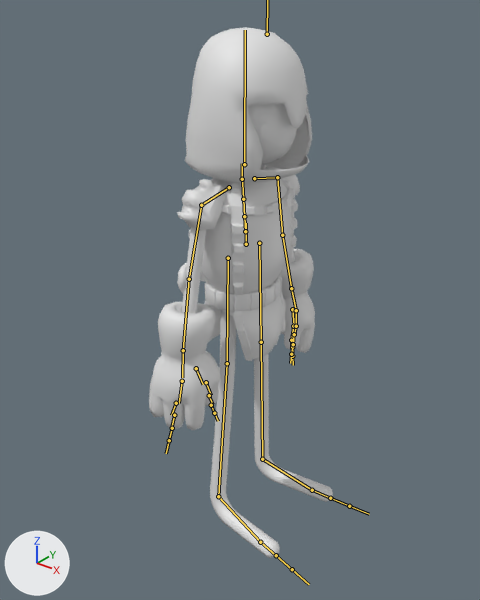
A saved change to the FBX model Assets/CocoDerecho/Animaciones/LaParca Animations/LaParca_Defeat.fbx.
Rendered twice from a 50 mm camera at (3.05, -3.9, 4.49) aimed at (-0.01, -0.07, 2.12). The axes (+X, +Y, +Z) are drawn at lower left. The lights are the same throughout. The bones that bend it are drawn over the model as lines.

In view in the first picture: 'Body', 'Capucha', 'CapuchaNegro', 'CinturonC', 'CinturonDecos', 'Guantes', 'Head', 'Mask', 'Parca', 'ParcaDecos', 'Rodillera'.
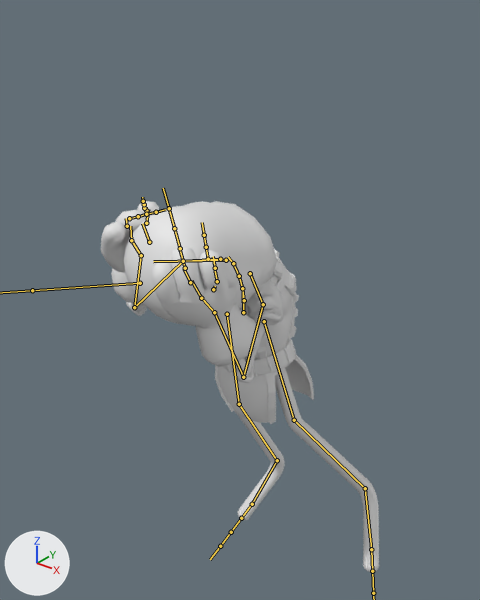
Commit message: Correction Animation Defeat LaParca

The newer file adds an action. The first version stands in its rest pose; the second is drawn at frame 70 of the action 'Armature|Armature|Armature|Armature|mixamo.com|Layer0'.

The change in detail:
Bone 'mixamorig:Hips' (bone_mixamorig_hips) moves from (0.0, 0.0, 0.0) to (0.0, -59.0, 3.0).
Bone 'mixamorig:Hips' (bone_mixamorig_hips) turns from (0, 0, 0) to (67, -90, -66) degrees about its own x, y and z.
Bone 'mixamorig:Spine' (bone_mixamorig_spine) turns from (0, 0, 0) to (-2, -2, -16) degrees about its own x, y and z.
Bone 'mixamorig:Spine1' (bone_mixamorig_spine1) turns from (0, 0, 0) to (-2, -2, -10) degrees about its own x, y and z.
Bone 'mixamorig:Spine2' (bone_mixamorig_spine2) turns from (0, 0, 0) to (-2, -2, -10) degrees about its own x, y and z.
Bone 'mixamorig:Neck' (bone_mixamorig_neck) turns from (0, 0, 0) to (-2, -3, -9) degrees about its own x, y and z.
Bone 'mixamorig:Head' (bone_mixamorig_head) turns from (0, 0, 0) to (-8, -17, -23) degrees about its own x, y and z.
Bone 'mixamorig:LeftShoulder' (bone_mixamorig_leftshoulder) turns from (0, 0, 0) to (-5, 6, 34) degrees about its own x, y and z.
Bone 'mixamorig:LeftArm' (bone_mixamorig_leftarm) turns from (0, 0, 0) to (-37, -6, 57) degrees about its own x, y and z.
Bone 'mixamorig:LeftForeArm' (bone_mixamorig_leftforearm) turns from (0, 0, 0) to (-13, -3, 125) degrees about its own x, y and z.
Bone 'mixamorig:LeftHand' (bone_mixamorig_lefthand) turns from (0, 0, 0) to (13, -45, -46) degrees about its own x, y and z.
Bone 'mixamorig:LeftHandThumb1' (bone_mixamorig_lefthandthumb1) turns from (0, 0, 0) to (-30, -1, -26) degrees about its own x, y and z.
Bone 'mixamorig:LeftHandThumb2' (bone_mixamorig_lefthandthumb2) turns from (0, 0, 0) to (12, -21, 19) degrees about its own x, y and z.
Bone 'mixamorig:LeftHandThumb3' (bone_mixamorig_lefthandthumb3) turns from (0, 0, 0) to (21, -19, 3) degrees about its own x, y and z.
Bone 'mixamorig:LeftHandIndex1' (bone_mixamorig_lefthandindex1) turns from (0, 0, 0) to (-11, 4, 12) degrees about its own x, y and z.
Bone 'mixamorig:LeftHandIndex2' (bone_mixamorig_lefthandindex2) turns from (0, 0, 0) to (6, 1, 16) degrees about its own x, y and z.
Bone 'mixamorig:LeftHandIndex3' (bone_mixamorig_lefthandindex3) turns from (0, 0, 0) to (13, -2, 19) degrees about its own x, y and z.
Bone 'mixamorig:RightShoulder' (bone_mixamorig_rightshoulder) turns from (0, 0, 0) to (-12, -4, -34) degrees about its own x, y and z.
Bone 'mixamorig:RightArm' (bone_mixamorig_rightarm) turns from (0, 0, 0) to (39, 23, 63) degrees about its own x, y and z.
Bone 'mixamorig:RightForeArm' (bone_mixamorig_rightforearm) turns from (0, 0, 0) to (13, 2, 133) degrees about its own x, y and z.
Bone 'mixamorig:RightHand' (bone_mixamorig_righthand) turns from (0, 0, 0) to (29, 18, 29) degrees about its own x, y and z.
Bone 'mixamorig:RightHandThumb1' (bone_mixamorig_righthandthumb1) turns from (0, 0, 0) to (-34, 1, 23) degrees about its own x, y and z.
Bone 'mixamorig:RightHandThumb2' (bone_mixamorig_righthandthumb2) turns from (0, 0, 0) to (12, 22, -19) degrees about its own x, y and z.
Bone 'mixamorig:RightHandThumb3' (bone_mixamorig_righthandthumb3) turns from (0, 0, 0) to (30, 8, 27) degrees about its own x, y and z.
Bone 'mixamorig:RightHandIndex1' (bone_mixamorig_righthandindex1) turns from (0, 0, 0) to (-3, -11, -22) degrees about its own x, y and z.
Bone 'mixamorig:RightHandIndex2' (bone_mixamorig_righthandindex2) turns from (0, 0, 0) to (-9, 0, 0) degrees about its own x, y and z.
Bone 'mixamorig:RightHandIndex3' (bone_mixamorig_righthandindex3) turns from (0, 0, 0) to (23, 7, -29) degrees about its own x, y and z.
Bone 'mixamorig:LeftUpLeg' (bone_mixamorig_leftupleg) moves from (0.0, 0.0, 0.0) to (-1.0, -3.0, 0.0).
Bone 'mixamorig:LeftUpLeg' (bone_mixamorig_leftupleg) turns from (0, 0, 0) to (-15, 7, -7) degrees about its own x, y and z.
Bone 'mixamorig:LeftLeg' (bone_mixamorig_leftleg) turns from (0, 0, 0) to (6, -20, -29) degrees about its own x, y and z.
Bone 'mixamorig:LeftFoot' (bone_mixamorig_leftfoot) turns from (0, 0, 0) to (-13, 1, -7) degrees about its own x, y and z.
Bone 'mixamorig:RightUpLeg' (bone_mixamorig_rightupleg) moves from (0.0, 0.0, 0.0) to (1.0, 3.0, 0.0).
Bone 'mixamorig:RightUpLeg' (bone_mixamorig_rightupleg) turns from (0, 0, 0) to (-5, -6, -4) degrees about its own x, y and z.
Bone 'mixamorig:RightLeg' (bone_mixamorig_rightleg) turns from (0, 0, 0) to (2, 12, -26) degrees about its own x, y and z.
Bone 'mixamorig:RightFoot' (bone_mixamorig_rightfoot) turns from (0, 0, 0) to (-14, 1, 0) degrees about its own x, y and z.

Location of each change, (x1, y1, x2, y2) in pixels of the pictures (480 x 600 px):
'Capucha', posed (20% wider, 21% shorter): before (185, 27, 312, 183); after (124, 201, 277, 324)
'Guantes', posed (9% shorter): before (149, 248, 315, 430); after (101, 201, 259, 367)
'Parca', posed: before (177, 165, 300, 359); after (218, 275, 312, 423)
'Body', posed: before (181, 228, 333, 558); after (132, 303, 379, 572)
'ParcaDecos', posed: before (189, 164, 298, 361); after (215, 249, 314, 424)
'Mask', posed (not visible afterwards): before (248, 103, 297, 164)
'CinturonC', posed: before (206, 274, 281, 311); after (222, 341, 295, 376)
'CapuchaNegro', posed (not visible afterwards): before (264, 115, 309, 169)
'Rodillera', posed: before (177, 263, 187, 293); after (126, 302, 254, 383)
'CinturonDecos', posed: before (205, 277, 282, 312); after (227, 339, 296, 376)
'Head', posed (not visible afterwards): before (257, 114, 275, 130)
bone 'mixamorig:Hips', root to tip: before (246, 244) to (246, 223); after (243, 312) to (243, 293)
bone 'mixamorig:Spine', root to tip: before (245, 231) to (244, 216); after (244, 300) to (242, 288)
bone 'mixamorig:Spine1', root to tip: before (244, 216) to (243, 199); after (242, 288) to (239, 276)
bone 'mixamorig:Spine2', root to tip: before (243, 199) to (242, 175); after (239, 276) to (232, 261)
bone 'mixamorig:Neck', root to tip: before (242, 179) to (242, 163); after (233, 263) to (228, 257)
bone 'mixamorig:Head', root to tip: before (244, 164) to (245, 30); after (226, 260) to (153, 261)
bone 'mixamorig:LeftShoulder', root to tip: before (254, 178) to (277, 177); after (250, 273) to (263, 304)
bone 'mixamorig:LeftArm', root to tip: before (277, 177) to (282, 235); after (263, 304) to (243, 377)
bone 'mixamorig:LeftForeArm', root to tip: before (282, 235) to (291, 288); after (243, 377) to (214, 312)
bone 'mixamorig:LeftHand', root to tip: before (291, 288) to (295, 308); after (214, 312) to (203, 299)
bone 'mixamorig:LeftHandThumb1', root to tip: before (292, 309) to (294, 325); after (213, 289) to (215, 286)
bone 'mixamorig:LeftHandThumb2', root to tip: before (293, 326) to (291, 339); after (217, 281) to (214, 268)
bone 'mixamorig:LeftHandThumb3', root to tip: before (291, 340) to (291, 349); after (215, 268) to (213, 256)
bone 'mixamorig:LeftHandIndex1', root to tip: before (296, 310) to (296, 327); after (201, 298) to (191, 280)
bone 'mixamorig:LeftHandIndex2', root to tip: before (296, 326) to (294, 334); after (190, 282) to (184, 269)
bone 'mixamorig:LeftHandIndex3', root to tip: before (294, 334) to (293, 344); after (185, 268) to (179, 248)
bone 'mixamorig:RightShoulder', root to tip: before (229, 187) to (201, 205); after (220, 259) to (183, 261)
bone 'mixamorig:RightArm', root to tip: before (201, 205) to (189, 279); after (183, 261) to (134, 307)
bone 'mixamorig:RightForeArm', root to tip: before (189, 279) to (183, 350); after (134, 307) to (141, 255)
bone 'mixamorig:RightHand', root to tip: before (183, 350) to (182, 377); after (141, 255) to (132, 242)
bone 'mixamorig:RightHandThumb1', root to tip: before (196, 368) to (203, 384); after (149, 242) to (142, 223)
bone 'mixamorig:RightHandThumb2', root to tip: before (206, 382) to (211, 395); after (146, 223) to (148, 209)
bone 'mixamorig:RightHandThumb3', root to tip: before (209, 395) to (212, 404); after (146, 210) to (146, 207)
bone 'mixamorig:RightHandIndex1', root to tip: before (182, 381) to (179, 403); after (131, 240) to (130, 226)
bone 'mixamorig:RightHandIndex2', root to tip: before (176, 403) to (171, 415); after (127, 226) to (126, 218)
bone 'mixamorig:RightHandIndex3', root to tip: before (174, 415) to (171, 428); after (129, 218) to (138, 216)
bone 'mixamorig:LeftUpLeg', root to tip: before (259, 243) to (261, 342); after (264, 321) to (294, 420)
bone 'mixamorig:LeftLeg', root to tip: before (261, 342) to (262, 459); after (294, 420) to (365, 488)
bone 'mixamorig:LeftFoot', root to tip: before (262, 459) to (312, 490); after (365, 488) to (371, 549)
bone 'mixamorig:RightUpLeg', root to tip: before (228, 258) to (227, 363); after (227, 314) to (239, 404)
bone 'mixamorig:RightLeg', root to tip: before (227, 363) to (218, 496); after (239, 404) to (277, 460)
bone 'mixamorig:RightFoot', root to tip: before (218, 496) to (260, 542); after (277, 460) to (252, 504)
